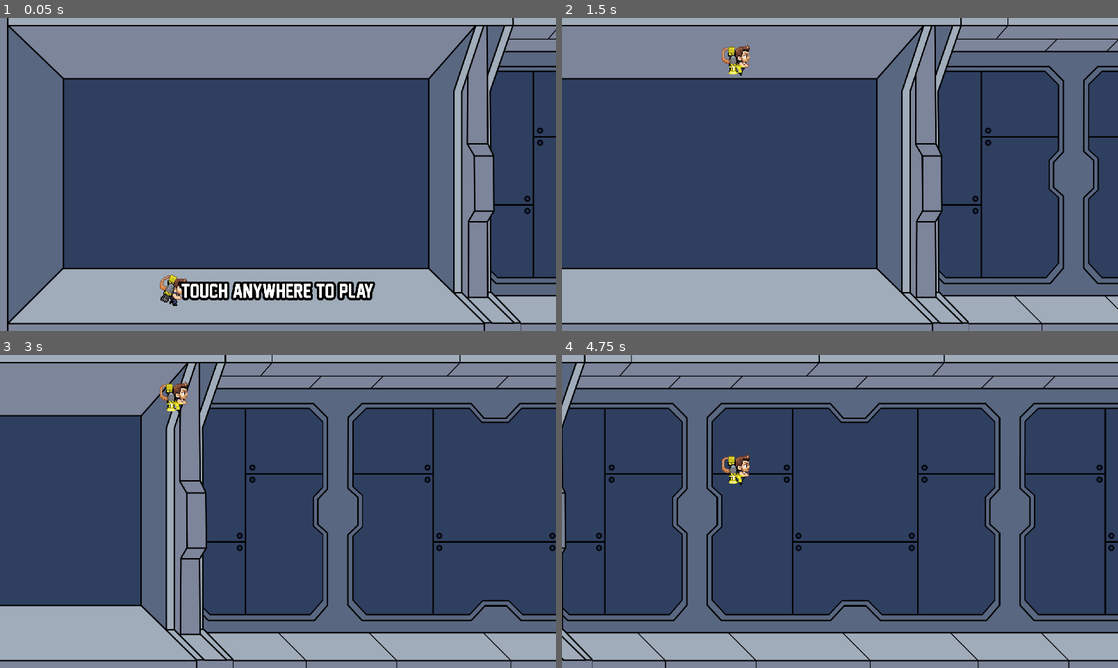
Above: before the commit, frames 1-4 (two rows, left to right).
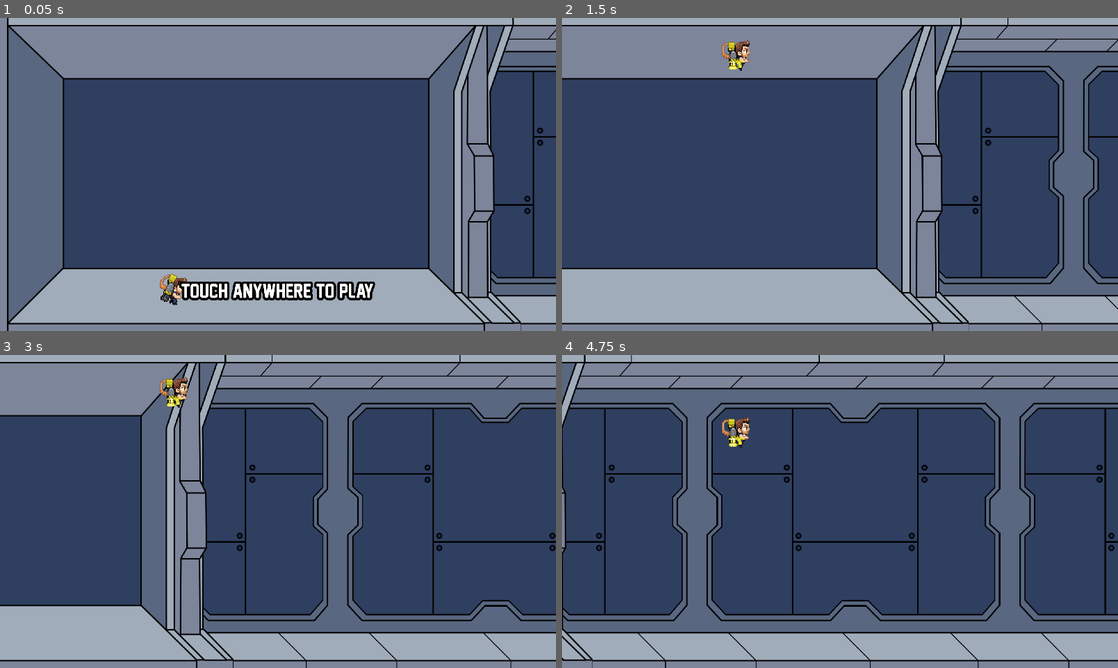
Above: after the commit, the same moments.

Repository: reyvanomario/data-dash
Game: Godot game, scene res://stages/main/main.tscn
The game is run twice, just before and just after one commit, with the same random seed, the same clock (stepped at 60 frames per second) and the same inputs.
Inputs (mouse positions are in pixels of both pictures, inside the frame that each line leads up to):
- Up to frame 1 (0.05 s): no input
- Up to frame 2 (1.5 s): tap Enter at 0.5 s; move the mouse to (962, 158) at 0.52 s; press the mouse at (962, 158) at 0.53 s; move the mouse to (728, 190) at 1.27 s; release the mouse at (728, 190) at 1.28 s; click (728, 190) at 1.35 s
- Up to frame 3 (3 s): move the mouse to (333, 442) at 2.02 s; press the mouse at (333, 442) at 2.03 s; move the mouse to (250, 574) at 2.77 s; release the mouse at (250, 574) at 2.78 s; click (250, 574) at 2.85 s
- Up to frame 4 (4.75 s): move the mouse to (1006, 558) at 3.52 s; press the mouse at (1006, 558) at 3.53 s; move the mouse to (673, 464) at 4.27 s; release the mouse at (673, 464) at 4.28 s; click (673, 464) at 4.35 s

The runs differ from the first frame. In frame 1, 0.2% of the frame differs, in the area x 28-34%, y 81-92%; in frame 2, 0.4%; in frame 3, 0.4%; in frame 4, 0.7%, in the area x 28-34%, y 19-42%.

Commit message:
Modify the player controller to make it better, and more similar to the original

Diff:
--- a/entities/player/player.gd
+++ b/entities/player/player.gd
@@ -1,19 +1,28 @@
 extends CharacterBody2D
 
-const JETPACK_FORCE = -15000.0
+const JETPACK_FORCE_AMPLIFIER:int = 4000
+const JETPACK_MAX_FORCE:int = 5000
+const MAX_FALL_SPEED = 1200
 
 @onready var player_animation_tree: PlayerAnimationTree = $PlayerAnimationTree
+
+var jetpack_force:float = 0
+
+func _process(delta: float) -> void:
+	if Input.is_action_pressed('fly') and jetpack_force < JETPACK_MAX_FORCE:
+		jetpack_force += JETPACK_FORCE_AMPLIFIER * delta
+	if Input.is_action_just_pressed('fly'):
+		player_animation_tree.jetpack_activated = true
+	if Input.is_action_just_released('fly'):
+		jetpack_force = 0
+		player_animation_tree.jetpack_activated = false
 
 func _physics_process(delta: float) -> void:
 	player_animation_tree.grounded = is_on_floor()
 
-	if not is_on_floor():
-		velocity += get_gravity() * delta
-
-	if Input.is_action_pressed('fly'):
-		player_animation_tree.jetpack_activated = true
-		velocity.y += (JETPACK_FORCE * delta)
-	if Input.is_action_just_released('fly'):
-		player_animation_tree.jetpack_activated = false
+	if jetpack_force > 0:
+		velocity.y = -jetpack_force
+	elif not is_on_floor() and velocity.y < MAX_FALL_SPEED:
+		velocity.y += get_gravity().y * delta
 
 	move_and_slide()
--- a/project.godot
+++ b/project.godot
@@ -53,7 +53,7 @@
 
 [physics]
 
-2d/default_gravity=6000.0
+2d/default_gravity=3000.0
 
 [rendering]
 
